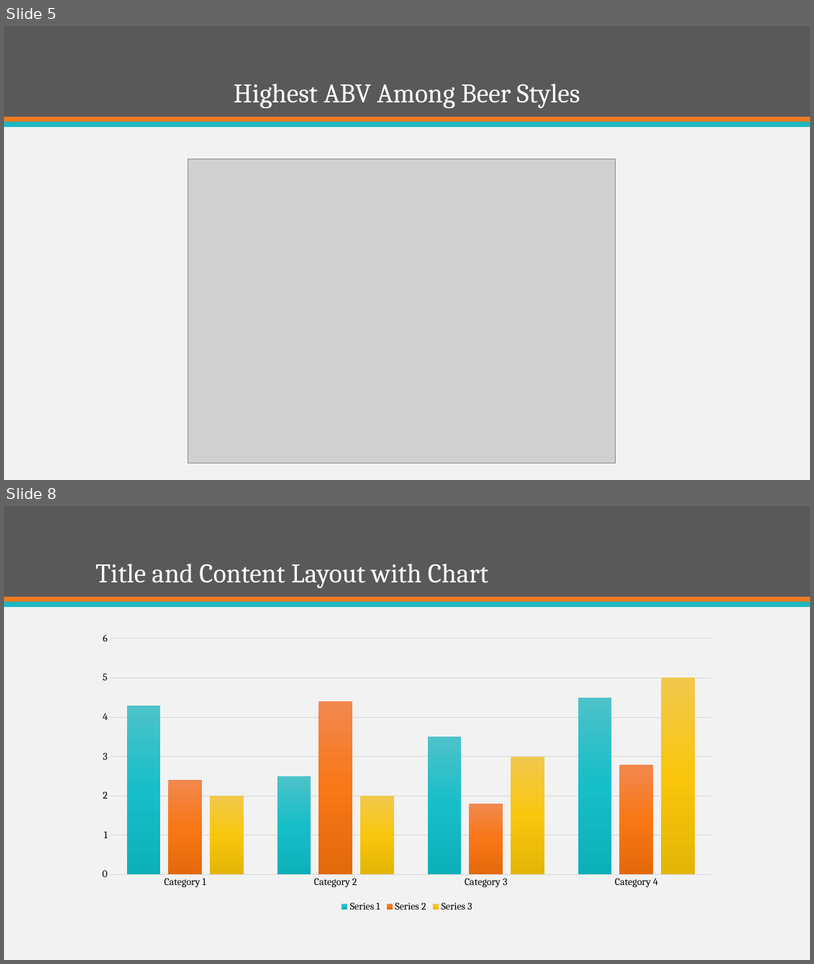
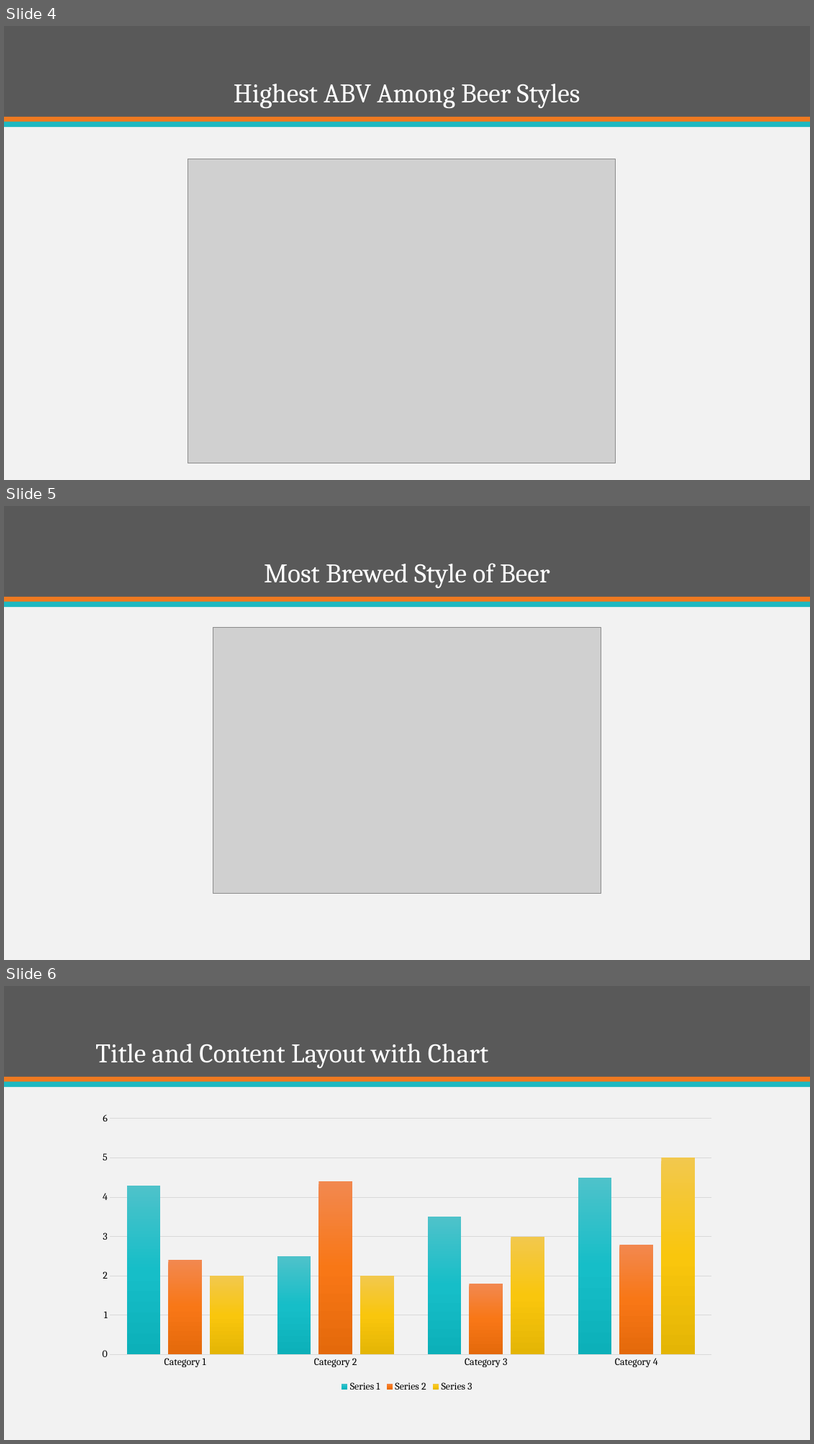
Before and after one commit to ItsGreyedOut/Brewery-Startup, a slide deck: Brewery Establishment Analysis.pptx. Shown one above the other, each under a label of ours: slides 5 and 8 before the commit, slides 4, 5 and 6 after it; the slides between them are not shown. The pictures are 814x964 and 814x1444 pixels, drawn with LibreOffice and Linux fonts; fonts in the diff are those of the drawing; grey boxes stand for pictures. Boxes give left, top, right and bottom in pixels: in the first picture for what was removed or moved away, otherwise in the second. Text is boxed around its words. In the diff, an @@ line names an element or a change of style, - is before the commit and + after.

```diff
--- a/Brewery Establishment Analysis.pptx
+++ b/Brewery Establishment Analysis.pptx
@@ slide 5 added at (4, 506, 810, 960), background #F2F2F2; not listed: 3 template elements that a slide beside it also shows @@
@@ title added at (264, 563, 550, 588), 32 pt, text #FFFFFF @@
+Most Brewed Style of Beer
@@ picture added at (214, 627, 601, 893) @@
@@ what was slide 5 is now slide 4 @@
@@ what was slide 8 is now slide 6 @@
```
Also in this commit, not shown: 1 slide changed, 3 slides removed, 1 other file.
